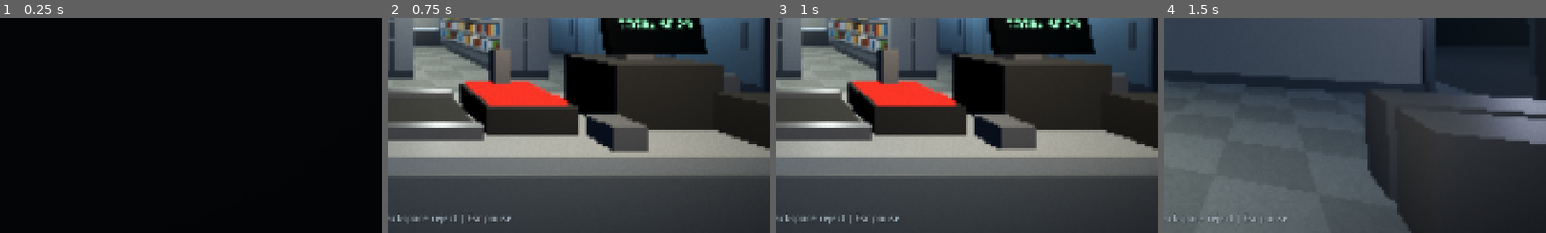
Above: before the commit, frames 1-4 (left to right).
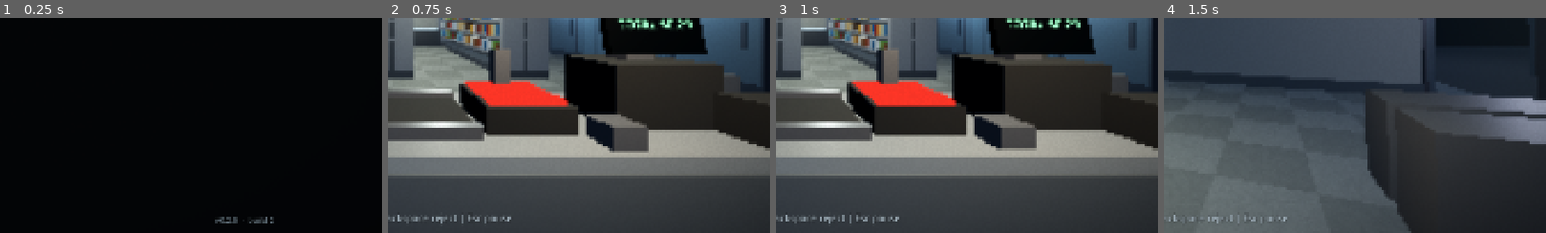
Above: after the commit, the same moments.

Repository: InVisionx/mylas_game
Game: Godot game, scene res://scenes/boot.tscn
Two runs of this game, one before a commit and one after it. Both use one fixed random seed, a clock stepped at 60 frames per second and the inputs below.
Inputs (mouse positions are % of the whole screen's width and height, from its top left):
- Up to frame 1 (0.25 s): no input
- Up to frame 2 (0.75 s): click "CLOCK IN — NIGHT 1" at 0.5 s
- Up to frame 3 (1 s): no input
- Up to frame 4 (1.5 s): tap Enter (approve) at 1.25 s; move the mouse to (55, 50) at 1.27 s; hold Page Up (focus_up) from 1.28 s (still down); tap Space (ui_select) at 1.35 s; click (55, 50) at 1.42 s
The pictures show only the part of the screen within x 50-100%, y 50-100%; the shares and areas given below are measured in that part.

The runs differ from the first frame. In frame 1, 0.2% of the frame differs, in the area x 56-72%, y 92-96%; in frame 2, nothing differs; in frame 3, nothing differs; in frame 4, nothing differs.

Commit message:
Add launch-time update checking and release automation (v0.2.0 build 2)

Diff:
--- /dev/null
+++ b/dist/version.json
@@ -0,0 +1,9 @@
+{
+    "code":  2,
+    "name":  "0.2.0",
+    "apk_url":  "https://github.com/InVisionx/mylas_game/raw/main/dist/NightShift-NotHuman.apk",
+    "notes":  "Adds launch-time update checks, internet permission, and larger UI text.",
+    "sha256":  "6C6F125D6EF76A1070706214C74CB3CE089F8961BFCFBE3852280F0B4B7F219B",
+    "size_mb":  25.5,
+    "released":  "2026-10-24"
+}
--- a/project.godot
+++ b/project.godot
@@ -11,6 +11,7 @@
 [application]
 
 config/name="Night Shift: Not Human"
+config/version="0.2.0"
 config/description="A first-person night-shift horror game. Scan groceries. Watch the customers. Some of them are not people."
 run/main_scene="res://scenes/boot.tscn"
 config/features=PackedStringArray("4.7", "Mobile")
@@ -27,6 +28,7 @@
 InputManager="*res://scripts/autoload/input_manager.gd"
 AudioManager="*res://scripts/autoload/audio_manager.gd"
 GameManager="*res://scripts/autoload/game_manager.gd"
+UpdateManager="*res://scripts/autoload/update_manager.gd"
 
 [display]
 
@@ -50,6 +52,10 @@
 "res://scripts/": "blue"
 }
 
+[night_shift]
+
+version_code=2
+
 [layer_names]
 
 3d_physics/layer_1="world"
--- /dev/null
+++ b/scripts/autoload/update_manager.gd
@@ -0,0 +1,122 @@
+extends Node
+## Launch-time update check against the project's public version manifest.
+##
+## Android will not let a sideloaded app install an APK silently (that needs
+## device-owner/root), so the flow is: detect a newer build on launch, show it
+## on the main menu, and one press opens the download in the browser. Tapping
+## the downloaded file then installs it over the old build.
+
+signal update_available(info: Dictionary)
+signal update_check_finished(has_update: bool)
+
+const MANIFEST_URL := "https://raw.githubusercontent.com/InVisionx/mylas_game/main/dist/version.json"
+const FALLBACK_APK := "https://github.com/InVisionx/mylas_game/raw/main/dist/NightShift-NotHuman.apk"
+
+var current_code := 1
+var current_name := "0.1.0"
+
+var latest: Dictionary = {}
+var has_update := false
+var checked := false
+var check_failed := false
+
+var _http: HTTPRequest
+var _notified := false
+var _last_check := 0.0
+
+
+func _ready() -> void:
+	process_mode = Node.PROCESS_MODE_ALWAYS
+	current_code = int(ProjectSettings.get_setting("night_shift/version_code", 1))
+	current_name = str(ProjectSettings.get_setting("application/config/version", "0.1.0"))
+
+
+func check_for_update(force: bool = false) -> void:
+	if checked and not force:
+		return
+	checked = true
+	check_failed = false
+	_last_check = Time.get_unix_time_from_system()
+	if _http != null and is_instance_valid(_http):
+		_http.queue_free()
+	_http = HTTPRequest.new()
+	_http.timeout = 10.0
+	_http.use_threads = true
+	add_child(_http)
+	_http.request_completed.connect(_on_request_completed)
+	var url := "%s?t=%d" % [MANIFEST_URL, int(Time.get_unix_time_from_system())]
+	var error := _http.request(url)
+	if error != OK:
+		check_failed = true
+		push_warning("UpdateManager: could not start request (%s)" % error)
+		update_check_finished.emit(false)
+
+
+func _on_request_completed(result: int, response_code: int, _headers: PackedStringArray, body: PackedByteArray) -> void:
+	if result != HTTPRequest.RESULT_SUCCESS or response_code != 200:
+		check_failed = true
+		update_check_finished.emit(false)
+		return
+	var parsed: Variant = JSON.parse_string(body.get_string_from_utf8())
+	if typeof(parsed) != TYPE_DICTIONARY:
+		check_failed = true
+		update_check_finished.emit(false)
+		return
+	latest = parsed
+	has_update = is_newer(int(parsed.get("code", 0)), current_code)
+	if has_update:
+		update_available.emit(latest)
+	update_check_finished.emit(has_update)
+
+
+## Kept static so the rule can be unit-tested without a network request.
+static func is_newer(remote_code: int, local_code: int) -> bool:
+	return remote_code > local_code
+
+
+func apk_url() -> String:
+	var url := str(latest.get("apk_url", ""))
+	return url if not url.is_empty() else FALLBACK_APK
+
+
+func latest_name() -> String:
+	return str(latest.get("name", ""))
+
+
+func release_notes() -> String:
+	return str(latest.get("notes", ""))
+
+
+## Opens the APK download in the device browser (Android downloads then prompts
+## to install). Safe to call on desktop too.
+func open_update() -> void:
+	AudioManager.ui("ui_select")
+	OS.shell_open(apk_url())
+
+
+## Re-check when returning to the menu, but at most once per session unless forced.
+func refresh() -> void:
+	check_for_update(true)
+
+
+func refresh_if_stale(seconds: float = 120.0) -> void:
+	if Time.get_unix_time_from_system() - _last_check < seconds:
+		return
+	check_for_update(true)
+
+
+func version_label() -> String:
+	return "v%s  ·  build %d" % [current_name, current_code]
+
+
+func notification_text() -> String:
+	if latest_name().is_empty():
+		return "Update available. Open the main menu to download it."
+	return "Update %s available. Open the main menu to download it." % latest_name()
+
+
+func notify_once() -> void:
+	if not has_update or _notified:
+		return
+	_notified = true
+	Events.notify.emit(notification_text(), "warn")
--- a/scripts/boot.gd
+++ b/scripts/boot.gd
@@ -7,6 +7,7 @@
 
 func _ready() -> void:
 	await get_tree().process_frame
+	UpdateManager.check_for_update()
 	var args := OS.get_cmdline_user_args()
 	var run_test := "--selftest" in args
 	for arg in args:
--- a/scripts/dev/self_test.gd
+++ b/scripts/dev/self_test.gd
@@ -260,6 +260,20 @@
 	_check("rejecting a human is fined", int(GameManager.session.get("penalty", 0)) > fine_before)
 	_check("rejection counted as served", int(GameManager.session.get("served", 0)) == served_pre_reject + 1)
 
+	# --- Auto-update plumbing ------------------------------------------------
+	_check("version comparison", UpdateManager.is_newer(9, 2) and not UpdateManager.is_newer(2, 2) and not UpdateManager.is_newer(2, 3))
+	var previous_code := UpdateManager.current_code
+	UpdateManager.current_code = 0
+	UpdateManager.check_for_update(true)
+	var waited_update := 0.0
+	while UpdateManager.latest.is_empty() and waited_update < 10.0:
+		await _wait(0.5)
+		waited_update += 0.5
+	_check("update manifest fetched", not UpdateManager.latest.is_empty(), str(UpdateManager.latest.get("name", "")))
+	_check("newer remote build is detected", UpdateManager.has_update, "remote code %s" % str(UpdateManager.latest.get("code", "?")))
+	_check("update URL is usable", UpdateManager.apk_url().begins_with("https://"))
+	UpdateManager.current_code = previous_code
+
 	_finish()
 
 
--- a/scripts/ui/hud.gd
+++ b/scripts/ui/hud.gd
@@ -72,6 +72,8 @@
 	if DisplayServer.is_touchscreen_available() or OS.has_feature("mobile"):
 		_spawn_touch_controls()
 	_refresh_clue_count()
+	UpdateManager.update_available.connect(func(_info): UpdateManager.notify_once())
+	UpdateManager.notify_once()
 
 
 func _build() -> void:
--- a/scripts/ui/main_menu.gd
+++ b/scripts/ui/main_menu.gd
@@ -8,6 +8,10 @@
 var _title: Label
 var _subtitle: Label
 var _notebook: NotebookUI
+var _update_bar: PanelContainer
+var _update_title: Label
+var _update_notes: Label
+var _update_status: Label
 
 
 func _ready() -> void:
@@ -16,8 +20,16 @@
 	get_tree().paused = false
 	GameManager.set_paused(false)
 	_build()
+	_build_update_banner()
+	_build_version_label()
 	AudioManager.set_tension(1)
 	_show_page("main")
+	if UpdateManager.has_update:
+		_show_update(UpdateManager.latest)
+	else:
+		UpdateManager.update_available.connect(_show_update)
+		UpdateManager.update_check_finished.connect(_on_update_check_finished)
+	UpdateManager.refresh_if_stale()
 
 
 func _build() -> void:
@@ -74,6 +86,65 @@
 	_build_main()
 	_build_shifts()
 	_build_settings()
+
+
+func _build_update_banner() -> void:
+	_update_bar = UIKit.panel_container(Color(0.06, 0.10, 0.09, 0.96), UIKit.ACCENT)
+	_update_bar.set_anchors_preset(Control.PRESET_TOP_RIGHT)
+	_update_bar.position = Vector2(-660, 28)
+	_update_bar.custom_minimum_size = Vector2(620, 0)
+	_update_bar.visible = false
+	add_child(_update_bar)
+
+	var box := UIKit.vbox(8)
+	_update_bar.add_child(box)
+	_update_title = UIKit.label("UPDATE AVAILABLE", 32, UIKit.ACCENT)
+	box.add_child(_update_title)
+	_update_notes = UIKit.label("", 24, UIKit.TEXT)
+	_update_notes.autowrap_mode = TextServer.AUTOWRAP_WORD_SMART
+	_update_notes.custom_minimum_size = Vector2(560, 0)
+	box.add_child(_update_notes)
+	var button := UIKit.button("DOWNLOAD UPDATE", 30)
+	button.pressed.connect(_open_update)
+	box.add_child(button)
+
+
+func _build_version_label() -> void:
+	var label := UIKit.label(UpdateManager.version_label(), 20, Color(0.40, 0.46, 0.50))
+	label.set_anchors_preset(Control.PRESET_BOTTOM_RIGHT)
+	label.position = Vector2(-420, -46)
+	add_child(label)
+
+
+func _show_update(info: Dictionary) -> void:
+	var name := str(info.get("name", "")).strip_edges()
+	_update_title.text = "UPDATE AVAILABLE  v%s" % name if not name.is_empty() else "UPDATE AVAILABLE"
+	var notes := str(info.get("notes", "")).strip_edges()
+	_update_notes.text = notes if not notes.is_empty() else "A newer build is on GitHub. Download it, then open the file to install over this one."
+	_update_bar.visible = true
+	if _update_status != null:
+		_update_status.text = "UPDATE FOUND"
+		_update_status.add_theme_color_override("font_color", UIKit.ACCENT)
+
+
+func _open_update() -> void:
+	UpdateManager.open_update()
+	if _update_status != null:
+		_update_status.text = "DOWNLOAD OPENED IN BROWSER"
+
+
+func _on_update_check_finished(has_update: bool) -> void:
+	if _update_status == null:
+		return
+	_update_status.text = "UPDATE FOUND" if has_update else "UP TO DATE"
+	_update_status.add_theme_color_override("font_color", UIKit.ACCENT if has_update else UIKit.TEXT_DIM)
+
+
+func _check_for_updates() -> void:
+	UpdateManager.refresh()
+	if _update_status != null:
+		_update_status.text = "CHECKING..."
+		_update_status.add_theme_color_override("font_color", UIKit.WARN)
 
 
 func _build_main() -> void:
@@ -175,6 +246,14 @@
 	back.pressed.connect(_show_page.bind("main"))
 	_settings_page.add_child(back)
 
+	var update_header := UIKit.label("UPDATES", 24, UIKit.TEXT_DIM)
+	_settings_page.add_child(update_header)
+	var check_updates := UIKit.button("CHECK FOR UPDATES", 30)
+	check_updates.pressed.connect(_check_for_updates)
+	_settings_page.add_child(check_updates)
+	_update_status = UIKit.label("BUILD %d  ·  v%s" % [UpdateManager.current_code, UpdateManager.current_name], 22, UIKit.TEXT_DIM)
+	_settings_page.add_child(_update_status)
+
 
 func _show_page(page: String) -> void:
 	_main_page.visible = page == "main"
Not shown, changed: dist/SHA256.txt
Not shown, changed: export_presets.cfg
Not shown, added: scripts/autoload/update_manager.gd.uid
Not shown, changed: .gitignore
Not shown, changed: dist/NightShift-NotHuman.apk
Not shown, added: tools/publish_update.ps1
